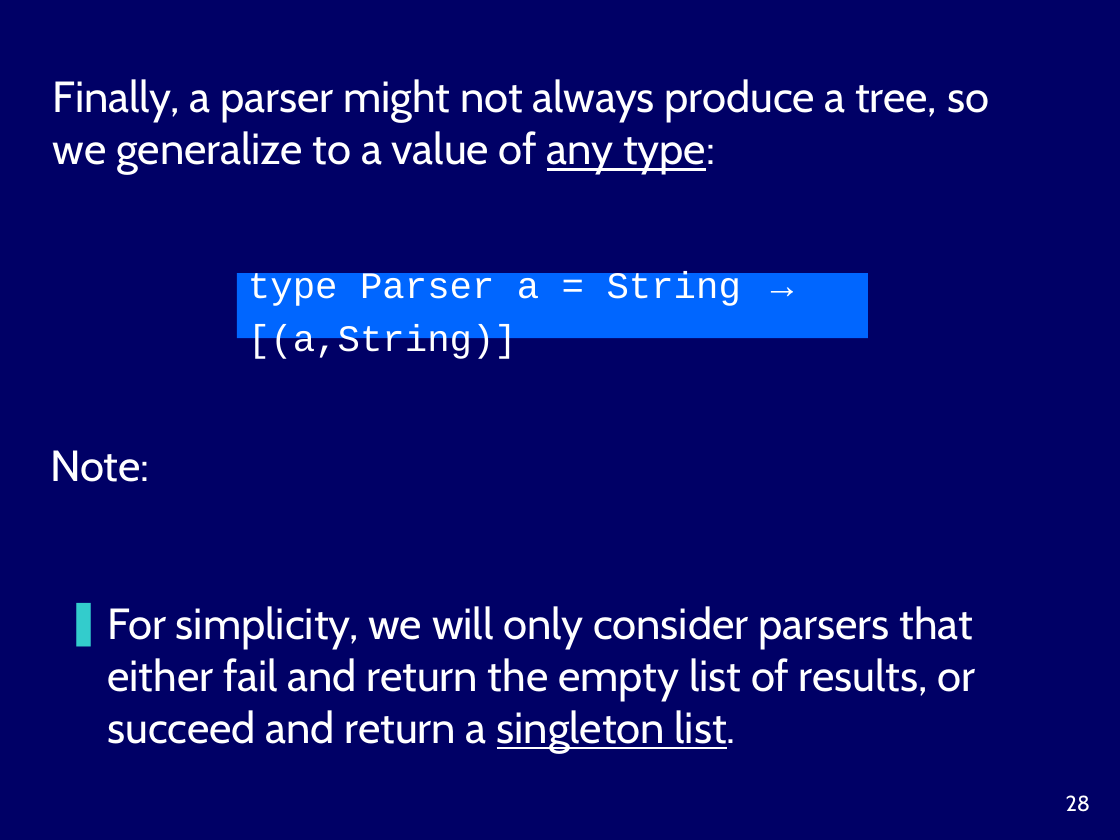
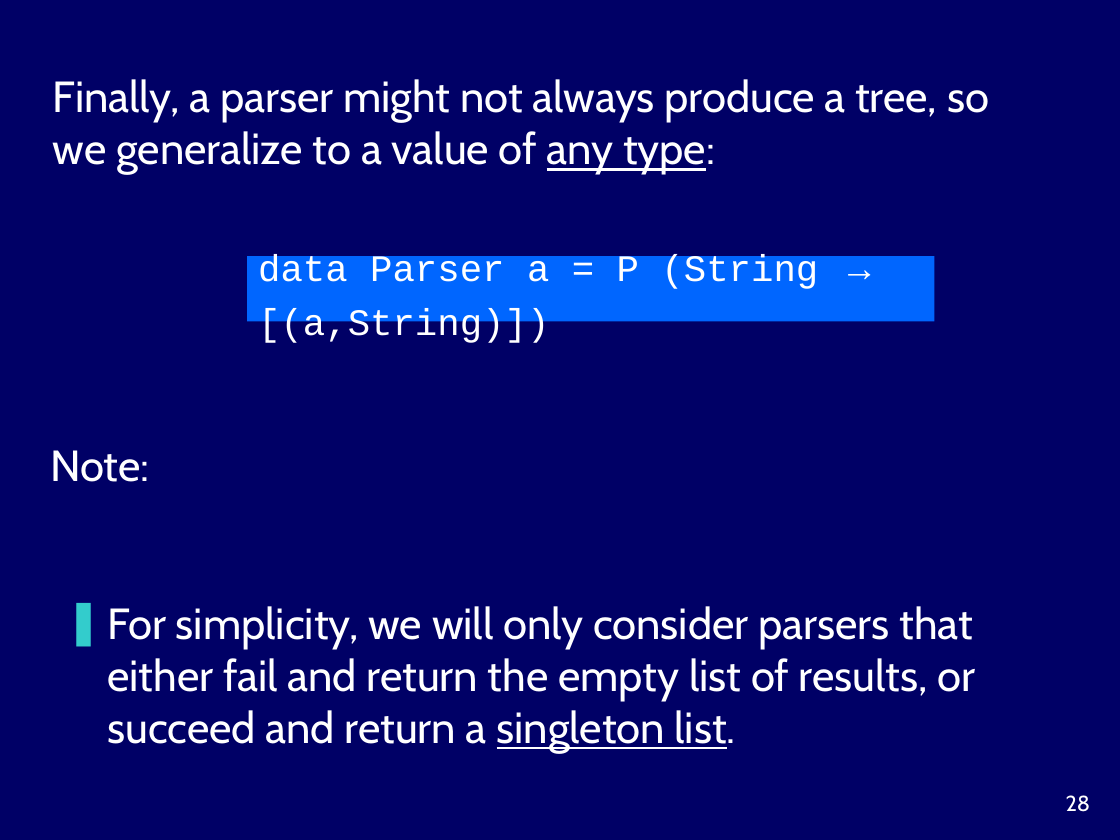
Before and after one commit to harrisonwl/harrisonwl.github.io, a slide deck: slide 28 of assets/courses/popl/fall2016/slides/Parsing.ppt. Drawn at 1120x840 pixels with LibreOffice and Linux fonts; fonts in the diff are those of the drawing. Boxes give left, top, right and bottom in pixels: in the first picture for what was removed or moved away, otherwise in the second. Text is boxed around its words. In the diff, an @@ line names an element or a change of style, - is before the commit and + after.

```diff
--- a/assets/courses/popl/fall2016/slides/Parsing.ppt
+++ b/assets/courses/popl/fall2016/slides/Parsing.ppt
@@ rectangle "data Parser a = P ...": place and size @@
-rectangle "data Parser a = P ..." at bbox=[237, 273, 868, 338]
+rectangle "data Parser a = P ..." at bbox=[248, 256, 935, 321]
@@ text in rectangle at bbox=[258, 254, 818, 343]: text changed @@
-type Parser a = String → [(a,String)]
+data Parser a = P (String → [(a,String)])
```
Also in this commit, not shown: 6 other slides changed, 4 other files.
